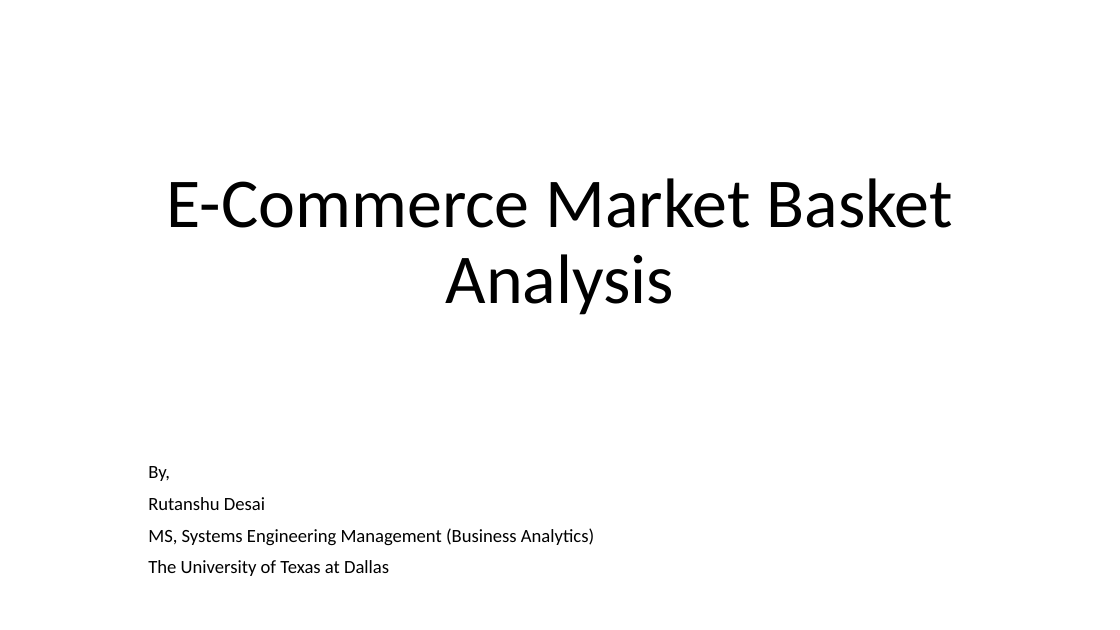
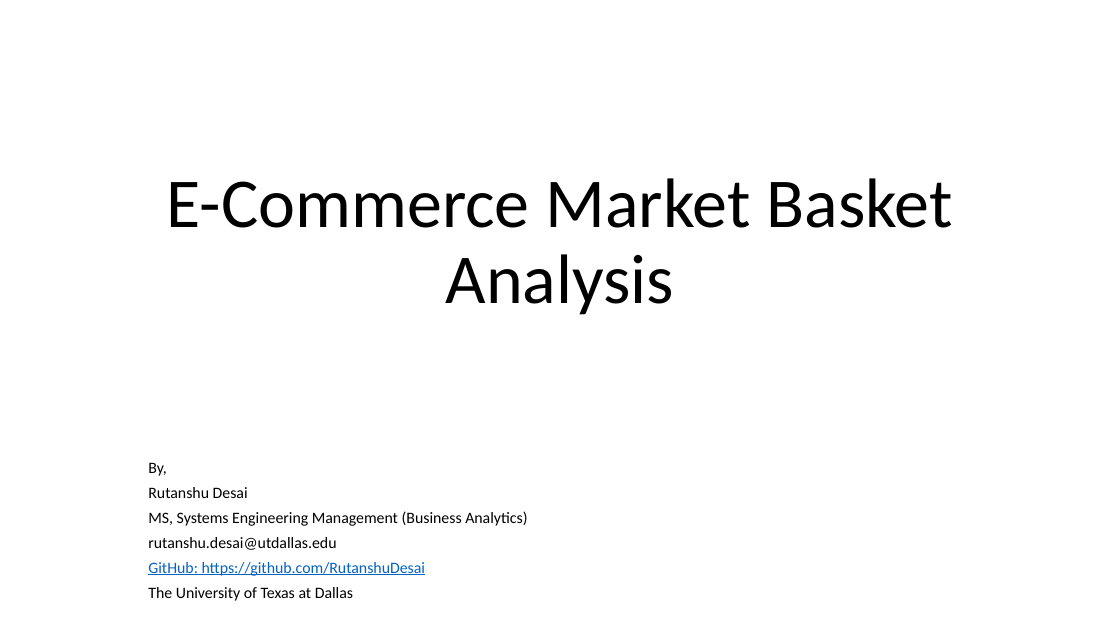
Before and after one commit to RutanshuDesai/Data-Analysis-Market-Basket-Analysis, a slide deck: slide 1 of E-Commerce Market Basket Analysis.pptx. Drawn at 1120x630 pixels with LibreOffice and Linux fonts; fonts in the diff are those of the drawing. Boxes give left, top, right and bottom in pixels: in the first picture for what was removed or moved away, otherwise in the second. Text is boxed around its words. In the diff, an @@ line names an element or a change of style, - is before the commit and + after.

```diff
--- a/E-Commerce Market Basket Analysis.pptx
+++ b/E-Commerce Market Basket Analysis.pptx
@@ subtitle at (x1=148, y1=462, x2=527, y2=601): size 16 to 13.6 pt in "By,", "Rutanshu Desai", "MS, Systems Engineering Management (Business Analytics)", "The University of Texas at Dallas"; line spacing 0.9 to 0.7 @@
@@ subtitle at (x1=148, y1=537, x2=426, y2=576): paragraphs added @@
+rutanshu.desai@utdallas.edu
+GitHub: https://github.com/RutanshuDesai
```
Also in this commit, not shown: 11 other slides changed, 3 slides added.
